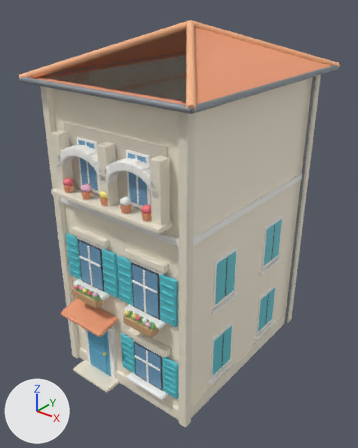
What one commit did to the FBX model unity/Assets/Resources/Bayview/house_d.fbx.
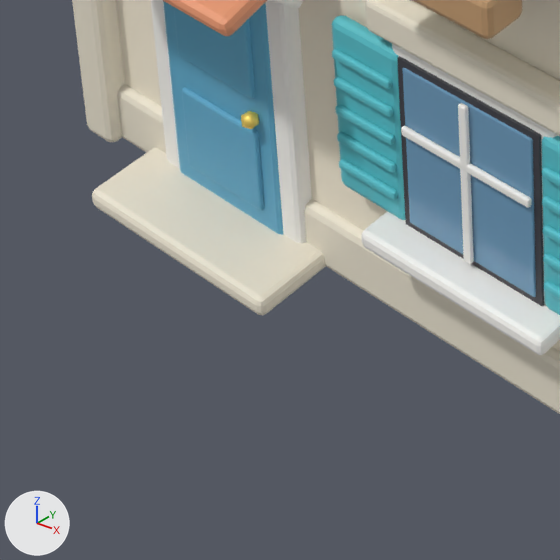
Old and new are each drawn whole from a 50 mm camera at (9.82, -12.82, 12.91) aimed at (-0.06, -0.47, 5.25) and again close up on the part from 15% to 46% of the width and 74% to 99% of the height. The lights are fixed; the arrows at lower left show +X, +Y and +Z. The older version's two pictures come first. Objects named as collision shapes, trigger or cutter boxes, shadow casters or lower levels of detail are left out. Where no turn or scale is listed for an object, it has been applied to the vertices. Vertices at exactly the same position are counted once.

Names of what the first close-up shows: 'Visual'.
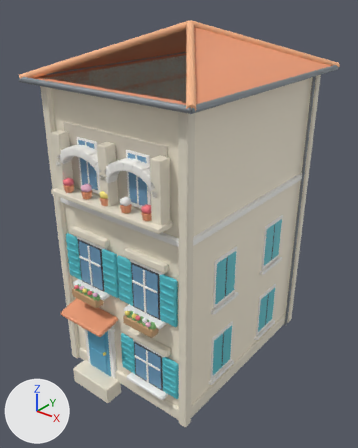
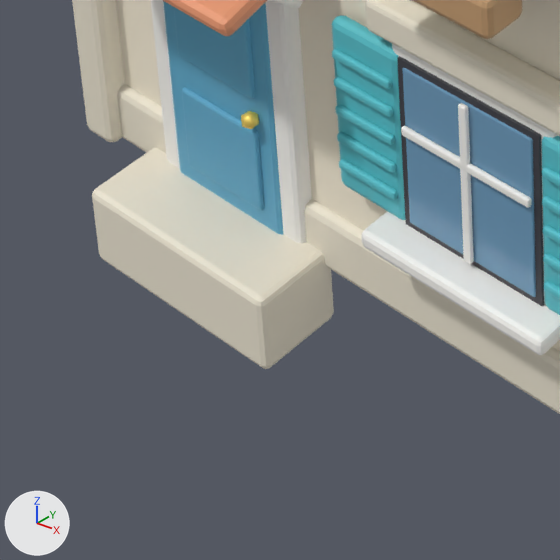
What the commit changed:
me_cube is used by ob_visual; location (0.0, 0.0, 5.2).
me_cube had 9849 vertices, 9595 faces and spanned x -3.24..3.24, y -4.39..4.12, z -5.24..6.71.
me_cube now has 9849 vertices, 9595 faces and spans x -3.24..3.24, y -4.39..4.12, z -5.7..6.71.
me_cube part 1: all 14 vertices in x -2.1..-2.05, y -4.2..-3.5, z -5.2..-5.15 are moved by (0.0, 0.0, -0.5).
me_cube part 2: all 14 vertices in x -0.35..-0.3, y -4.2..-3.5, z -5.2..-5.15 are moved by (0.0, 0.0, -0.5).

Where the change shows, as pixel boxes (x1, y1, x2, y2) in the close-ups (560 x 560 px; the box of a moved part takes in the faces that stretch with it):
part 1 of me_cube, moved or reshaped (not visible before): after (92, 196, 101, 257)
part 2 of me_cube, moved or reshaped: before (94, 199, 326, 315); after (94, 199, 334, 369)
